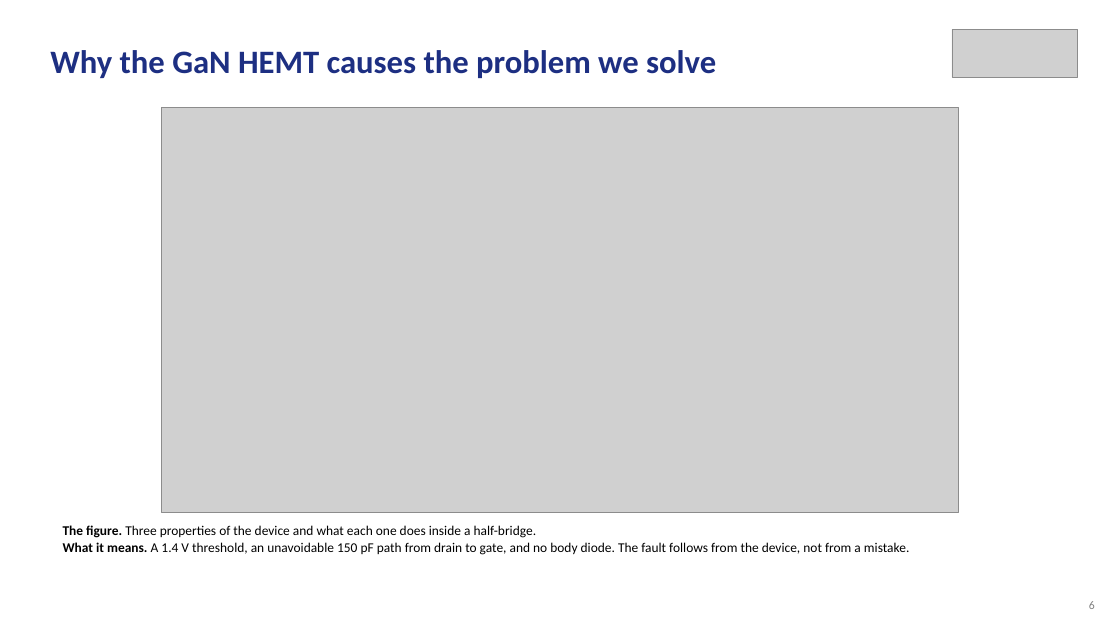
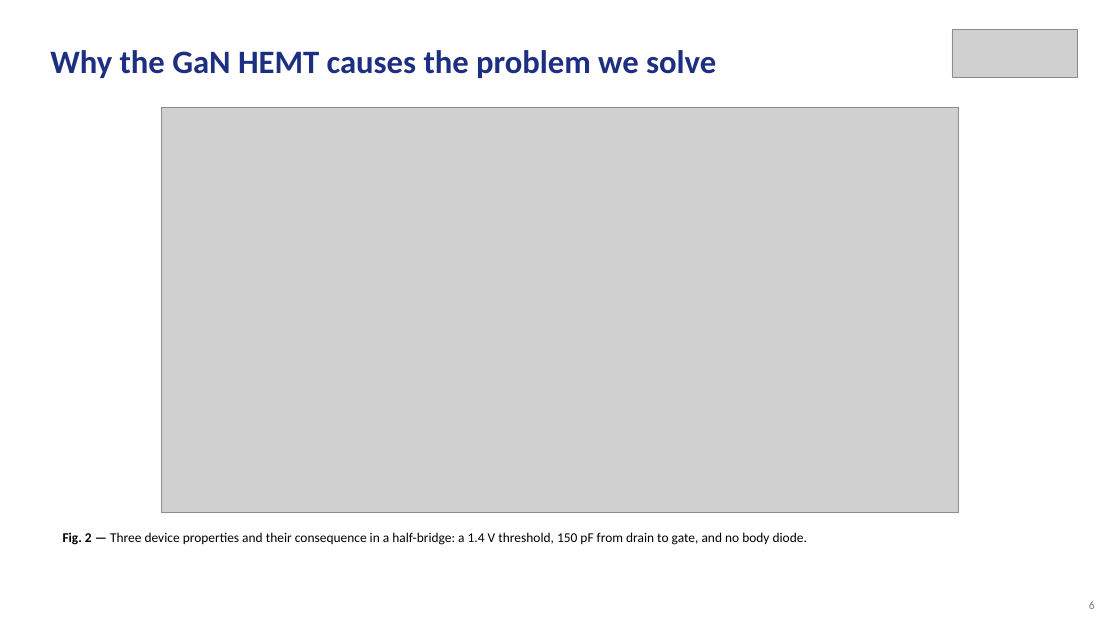
Before and after one commit to Amritha902/gan-driver, a slide deck: slide 6 of review/Review1_GaN_Segmented_Gate_Driver.pptx. Drawn at 1120x630 pixels with LibreOffice and Linux fonts; fonts in the diff are those of the drawing; grey boxes stand for pictures. Boxes give left, top, right and bottom in pixels: in the first picture for what was removed or moved away, otherwise in the second. Text is boxed around its words. In the diff, an @@ line names an element or a change of style, - is before the commit and + after.

```diff
--- a/review/Review1_GaN_Segmented_Gate_Driver.pptx
+++ b/review/Review1_GaN_Segmented_Gate_Driver.pptx
@@ text at (63, 532, 807, 545): text changed @@
-The figure. Three properties of the device and what each one does inside a half-bridge.
-What it means. A 1.4 V threshold, an unavoidable 150 pF path from drain to gate, and no body diode. The fault follows from the device, not from a mistake.
+Fig. 2 — Three device properties and their consequence in a half-bridge: a 1.4 V threshold, 150 pF from drain to gate, and no body diode.
```
Also in this commit, not shown: 24 other slides changed, 4 slides added, 3 slides removed, 16 other files.
